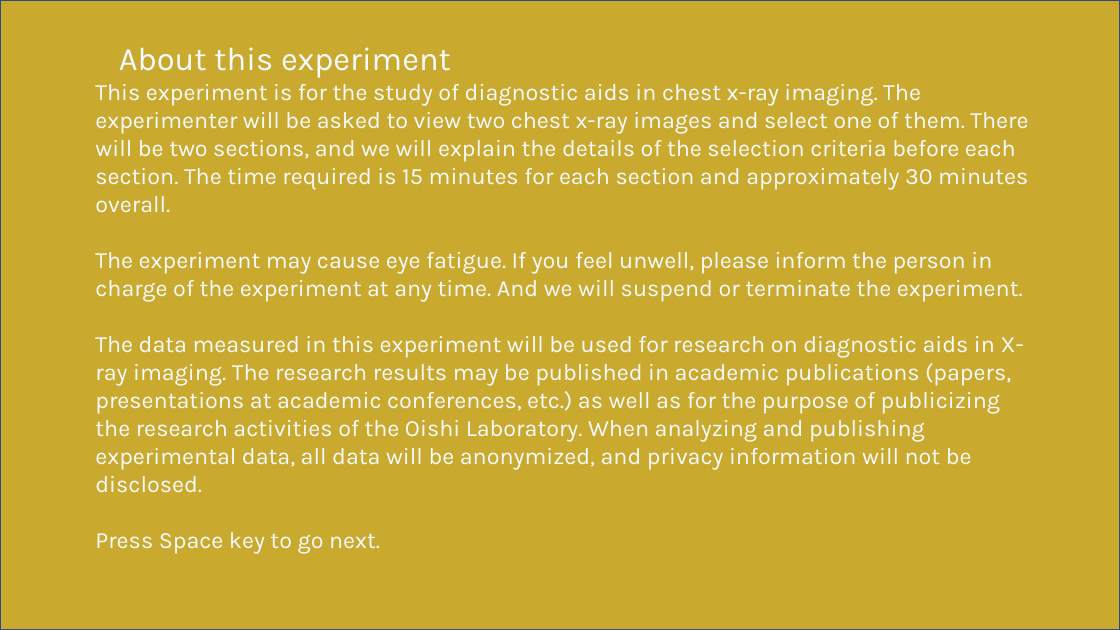
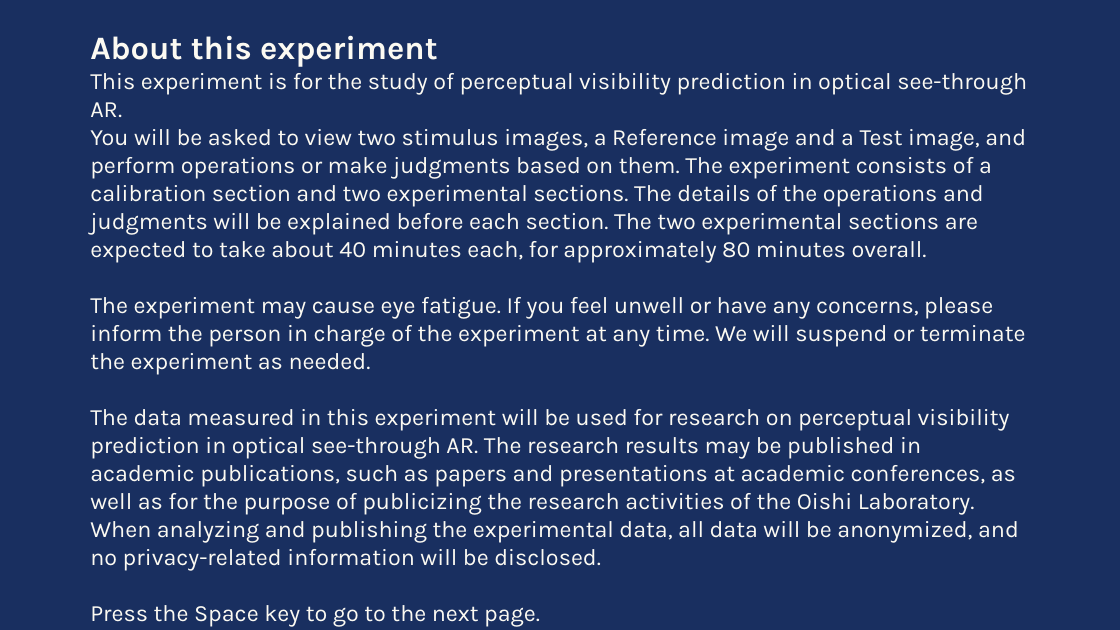
Before and after one commit to HAMADAKAZUKI2423/lab, a slide deck: slide 15 of tex/ethicsreview/ethics_review_visibility/別紙2評価実験説明.pptx (slide 10 before the commit). Drawn at 1120x630 pixels with LibreOffice and Linux fonts; fonts in the diff are those of the drawing. Boxes give left, top, right and bottom in pixels: in the first picture for what was removed or moved away, otherwise in the second. Text is boxed around its words. In the diff, an @@ line names an element or a change of style, - is before the commit and + after.

```diff
--- a/tex/ethicsreview/ethics_review_visibility/別紙2評価実験説明.pptx
+++ b/tex/ethicsreview/ethics_review_visibility/別紙2評価実験説明.pptx
@@ background #F7FAFF to #192F60 @@
@@ rectangle removed at bbox=[0, 0, 1120, 630] @@
@@ text "About this experiment": place and size @@
-text "About this experiment" at bbox=[95, 47, 1028, 553]
+text "About this experiment" at bbox=[90, 35, 1027, 622]
@@ text at bbox=[90, 35, 437, 67]: text colour #F7FAFF to #FCFAF2, bold on in "About this experiment" @@
@@ text at bbox=[90, 73, 1027, 622]: text changed; text colour #F7FAFF to #FCFAF2 @@
-This experiment is for the study of diagnostic aids in chest x-ray imaging. The experimenter will be asked to view two chest x-ray images and select one of them. There will be two sections, and we will explain the details of the selection criteria before each section. The time required is 15 minutes for each section and approximately 30 minutes overall.
-The experiment may cause eye fatigue. If you feel unwell, please inform the person in charge of the experiment at any time. And we will suspend or terminate the experiment.
-The data measured in this experiment will be used for research on diagnostic aids in X-ray imaging. The research results may be published in academic publications (papers, presentations at academic conferences, etc.) as well as for the purpose of publicizing the research activities of the Oishi Laboratory. When analyzing and publishing experimental data, all data will be anonymized, and privacy information will not be disclosed.
-Press Space key to go next.
+This experiment is for the study of perceptual visibility prediction in optical see-through AR.
+You will be asked to view two stimulus images, a Reference image and a Test image, and perform operations or make judgments based on them. The experiment consists of a calibration section and two experimental sections. The details of the operations and judgments will be explained before each section. The two experimental sections are expected to take about 40 minutes each, for approximately 80 minutes overall.
+The experiment may cause eye fatigue. If you feel unwell or have any concerns, please inform the person in charge of the experiment at any time. We will suspend or terminate the experiment as needed.
+The data measured in this experiment will be used for research on perceptual visibility prediction in optical see-through AR. The research results may be published in academic publications, such as papers and presentations at academic conferences, as well as for the purpose of publicizing the research activities of the Oishi Laboratory. When analyzing and publishing the experimental data, all data will be anonymized, and no privacy-related information will be disclosed.
+Press the Space key to go to the next page.
```
Also in this commit, not shown: 4 other slides changed, 17 slides added.
